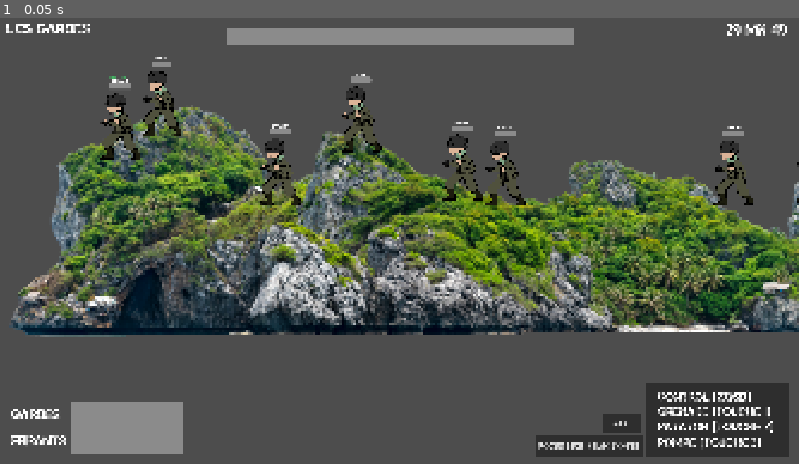
Above: before the commit, frame 1.
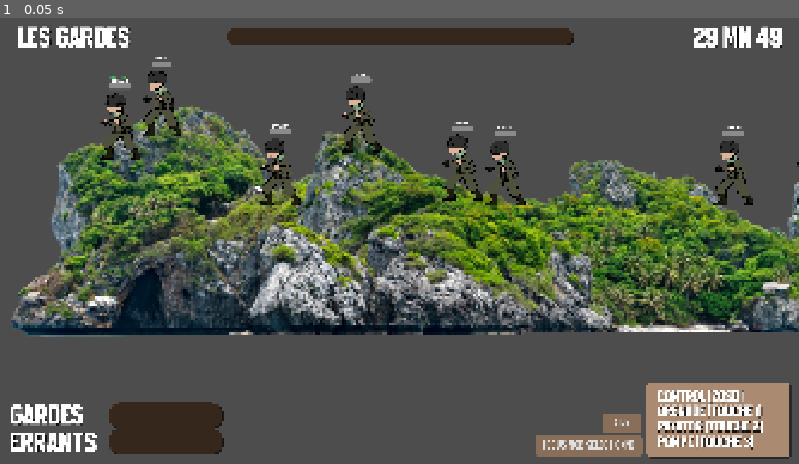
Above: after the commit, the same moment.

Repository: t0qen/baudo-game-jam-autumn
Game: Godot game, scene res://scenes/main.tscn
Same seed, same stepped clock (60 frames per second), same inputs: the game is played once before the commit and once after it. The engine's default icon, where the game draws it, is replaced by a stand-in: a white triangle on a blue panel in a dark square. Sound files missing from this copy of the repository are replaced by a short silence.
Inputs:
- Up to frame 1 (0.05 s): no input

The runs differ from the first frame. In frame 1, 9.0% of the frame differs, in the area x 0-100%, y 1-99%.

Commit message:
interface

Diff:
--- a/scenes/main.tscn
+++ b/scenes/main.tscn
@@ -1,36 +1,29 @@
-[gd_scene load_steps=16 format=3 uid="uid://c1836v71tkimw"]
+[gd_scene load_steps=14 format=3 uid="uid://c1836v71tkimw"]
 
 [ext_resource type="Script" uid="uid://c6ynwnu2equ4x" path="res://scripts/main.gd" id="1_sugp2"]
 [ext_resource type="PackedScene" uid="uid://qh585tq4xhgo" path="res://scenes/team_errants.tscn" id="2_jyhfs"]
-[ext_resource type="FontFile" uid="uid://fdf13fyqswn5" path="res://assets/Font/Capture it.ttf" id="2_tefeu"]
 [ext_resource type="Script" uid="uid://ch41sfxp6t1uw" path="res://scripts/destructible_terrain_node.gd" id="2_tipki"]
 [ext_resource type="Texture2D" uid="uid://b7dr8rk4jyebd" path="res://assets/Sprites/beautiful-island-isolated-png.png" id="3_85g3d"]
 [ext_resource type="PackedScene" uid="uid://dwi1lisxq6bq" path="res://scenes/team_gardes.tscn" id="3_tbgi4"]
+[ext_resource type="Theme" uid="uid://wwtmfnoaat7r" path="res://scenes/themedefault.tres" id="7_85g3d"]
 [ext_resource type="Script" uid="uid://22ku8sqquovf" path="res://scripts/camera_2d.gd" id="7_o6xl0"]
+[ext_resource type="FontFile" uid="uid://dbsu8y8i7okhm" path="res://assets/Font/Urban Shadow Sans Serif.otf" id="8_choun"]
 [ext_resource type="AudioStream" uid="uid://xrxadkj2loap" path="res://assets/sound/in game/in game.mp3" id="8_tipki"]
 
 [sub_resource type="WorldBoundaryShape2D" id="WorldBoundaryShape2D_tipki"]
 distance = -984.0
 
 [sub_resource type="LabelSettings" id="LabelSettings_o6xl0"]
-font = ExtResource("2_tefeu")
-font_size = 180
-
-[sub_resource type="LabelSettings" id="LabelSettings_ya4ey"]
-font = ExtResource("2_tefeu")
-font_size = 162
-
-[sub_resource type="LabelSettings" id="LabelSettings_eb6dy"]
-font = ExtResource("2_tefeu")
-font_size = 162
-
-[sub_resource type="LabelSettings" id="LabelSettings_tefeu"]
-font = ExtResource("2_tefeu")
-font_size = 180
+font = ExtResource("8_choun")
+font_size = 335
+shadow_color = Color(0, 0, 0, 0.5882353)
+shadow_offset = Vector2(5, 5)
 
 [sub_resource type="LabelSettings" id="LabelSettings_choun"]
-font = ExtResource("2_tefeu")
-font_size = 145
+font = ExtResource("8_choun")
+font_size = 185
+shadow_color = Color(0, 0, 0, 0.64705884)
+shadow_offset = Vector2(5, 5)
 
 [sub_resource type="LabelSettings" id="LabelSettings_tipki"]
 font_size = 300
@@ -81,59 +74,66 @@
 offset_top = 177.0
 offset_right = 6885.0
 offset_bottom = 364.0
+theme = ExtResource("7_85g3d")
 show_percentage = false
 
 [node name="gardes" type="ProgressBar" parent="Camera2D/UI"]
 layout_mode = 0
-offset_left = 850.0
+offset_left = 1316.0
 offset_top = 4666.0
-offset_right = 2210.0
+offset_right = 2676.0
 offset_bottom = 4966.0
+theme = ExtResource("7_85g3d")
 show_percentage = false
 
 [node name="errants" type="ProgressBar" parent="Camera2D/UI"]
 layout_mode = 0
-offset_left = 850.0
+offset_left = 1316.0
 offset_top = 4980.0
-offset_right = 2210.0
+offset_right = 2676.0
 offset_bottom = 5280.0
+theme = ExtResource("7_85g3d")
 show_percentage = false
 
 [node name="Label" type="Label" parent="Camera2D/UI"]
 layout_mode = 0
-offset_left = 87.0
-offset_top = 76.0
-offset_right = 2307.0
-offset_bottom = 276.0
+offset_left = 217.0
+offset_top = 141.0
+offset_right = 2437.0
+offset_bottom = 477.0
+theme = ExtResource("7_85g3d")
 text = "LES GARDES"
 label_settings = SubResource("LabelSettings_o6xl0")
 
 [node name="Label4" type="Label" parent="Camera2D/UI"]
 layout_mode = 0
-offset_left = 146.0
-offset_top = 4714.0
-offset_right = 852.0
-offset_bottom = 4914.0
+offset_left = 123.0
+offset_top = 4675.0
+offset_right = 1020.0
+offset_bottom = 5011.0
+theme = ExtResource("7_85g3d")
 text = "GARDES"
-label_settings = SubResource("LabelSettings_ya4ey")
+label_settings = SubResource("LabelSettings_o6xl0")
 
 [node name="Label5" type="Label" parent="Camera2D/UI"]
 layout_mode = 0
-offset_left = 144.0
-offset_top = 5033.0
-offset_right = 850.0
-offset_bottom = 5233.0
+offset_left = 127.0
+offset_top = 5000.0
+offset_right = 1177.0
+offset_bottom = 5336.0
+theme = ExtResource("7_85g3d")
 text = "ERRANTS"
-label_settings = SubResource("LabelSettings_eb6dy")
+label_settings = SubResource("LabelSettings_o6xl0")
 
 [node name="Label6" type="Label" parent="Camera2D/UI"]
 layout_mode = 0
-offset_left = 8732.0
-offset_top = 86.0
-offset_right = 9549.0
-offset_bottom = 286.0
+offset_left = 8320.0
+offset_top = 140.0
+offset_right = 9410.0
+offset_bottom = 476.0
+theme = ExtResource("7_85g3d")
 text = "29 MN 49"
-label_settings = SubResource("LabelSettings_tefeu")
+label_settings = SubResource("LabelSettings_o6xl0")
 
 [node name="armes" type="Panel" parent="Camera2D/UI"]
 layout_mode = 0
@@ -141,6 +141,7 @@
 offset_top = 4421.0
 offset_right = 9490.0
 offset_bottom = 5323.0
+theme = ExtResource("7_85g3d")
 
 [node name="pompe" type="Label" parent="Camera2D/UI/armes"]
 layout_mode = 0
@@ -148,6 +149,7 @@
 offset_top = 641.0
 offset_right = 2348.0
 offset_bottom = 841.0
+theme = ExtResource("7_85g3d")
 text = "POMPE (TOUCHE 3)"
 label_settings = SubResource("LabelSettings_choun")
 
@@ -157,6 +159,7 @@
 offset_top = 91.0
 offset_right = 2348.0
 offset_bottom = 291.0
+theme = ExtResource("7_85g3d")
 text = "CONTROL (ZQSD)"
 label_settings = SubResource("LabelSettings_choun")
 
@@ -166,6 +169,7 @@
 offset_top = 452.0
 offset_right = 2348.0
 offset_bottom = 652.0
+theme = ExtResource("7_85g3d")
 text = "PAtATOR (TOUCHE 2)"
 label_settings = SubResource("LabelSettings_choun")
 
@@ -175,6 +179,7 @@
 offset_top = 268.0
 offset_right = 2354.0
 offset_bottom = 468.0
+theme = ExtResource("7_85g3d")
 text = "GRENADE (TOUCHE !)"
 label_settings = SubResource("LabelSettings_choun")
 
@@ -185,8 +190,9 @@
 offset_right = 7718.0
 offset_bottom = 5302.0
 focus_mode = 0
-theme_override_fonts/font = ExtResource("2_tefeu")
-theme_override_font_sizes/font_size = 100
+theme = ExtResource("7_85g3d")
+theme_override_fonts/font = ExtResource("8_choun")
+theme_override_font_sizes/font_size = 130
 text = "FOCUS MOB SELECTIONNE"
 
 [node name="aide" type="Button" parent="Camera2D/UI"]
@@ -196,8 +202,9 @@
 offset_right = 7707.0
 offset_bottom = 5027.0
 focus_mode = 0
-theme_override_fonts/font = ExtResource("2_tefeu")
-theme_override_font_sizes/font_size = 100
+theme = ExtResource("7_85g3d")
+theme_override_fonts/font = ExtResource("8_choun")
+theme_override_font_sizes/font_size = 130
 text = "AIDE
 "
 
@@ -217,6 +224,7 @@
 offset_top = 136.0
 offset_right = 5308.0
 offset_bottom = 786.0
+theme = ExtResource("7_85g3d")
 text = "PASSE LE CLAVIER A TON POTE"
 label_settings = SubResource("LabelSettings_tipki")
 horizontal_alignment = 1
@@ -228,6 +236,7 @@
 offset_top = 809.0
 offset_right = 3646.0
 offset_bottom = 1501.0
+theme = ExtResource("7_85g3d")
 theme_override_font_sizes/font_size = 400
 text = "C'EST BON"
 
